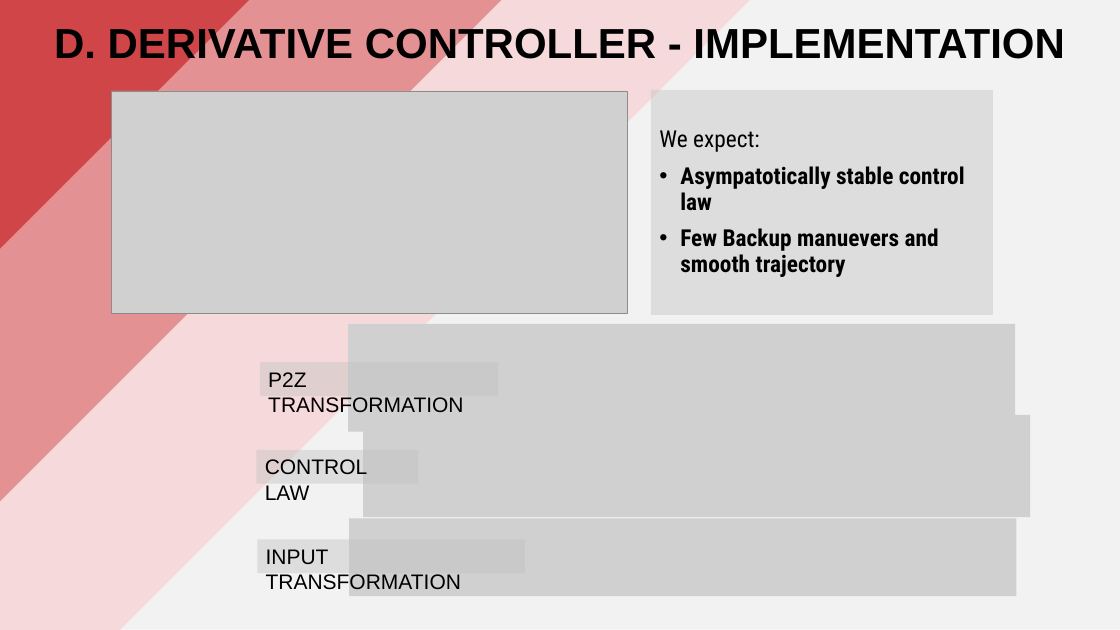
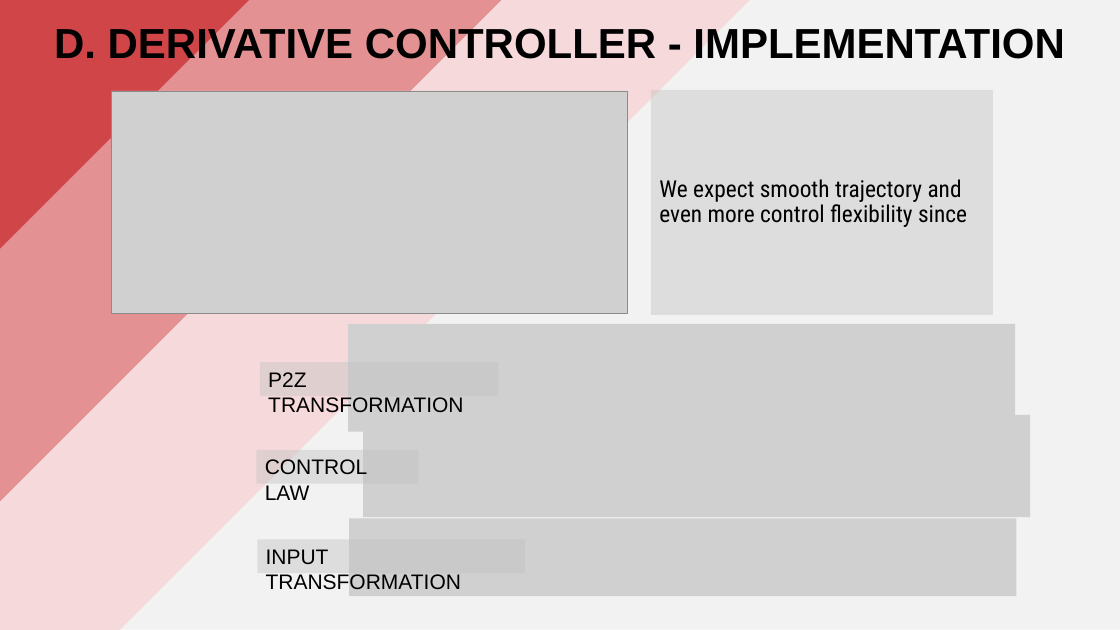
Before and after one commit to PippoGot/R-C2, a slide deck: slide 25 of documentation/presentation.pptx. Drawn at 1120x630 pixels with LibreOffice and Linux fonts; fonts in the diff are those of the drawing; grey boxes stand for pictures. Boxes give left, top, right and bottom in pixels: in the first picture for what was removed or moved away, otherwise in the second. Text is boxed around its words. In the diff, an @@ line names an element or a change of style, - is before the commit and + after.

```diff
--- a/documentation/presentation.pptx
+++ b/documentation/presentation.pptx
@@ text in rectangle at (x1=659, y1=179, x2=967, y2=227): text changed; bold off @@
-We expect:
-• Asympatotically stable control law
-• Few Backup manuevers and smooth trajectory
+We expect smooth trajectory and even more control flexibility since
```
Also in this commit, not shown: 8 other slides changed, 6 other files.
